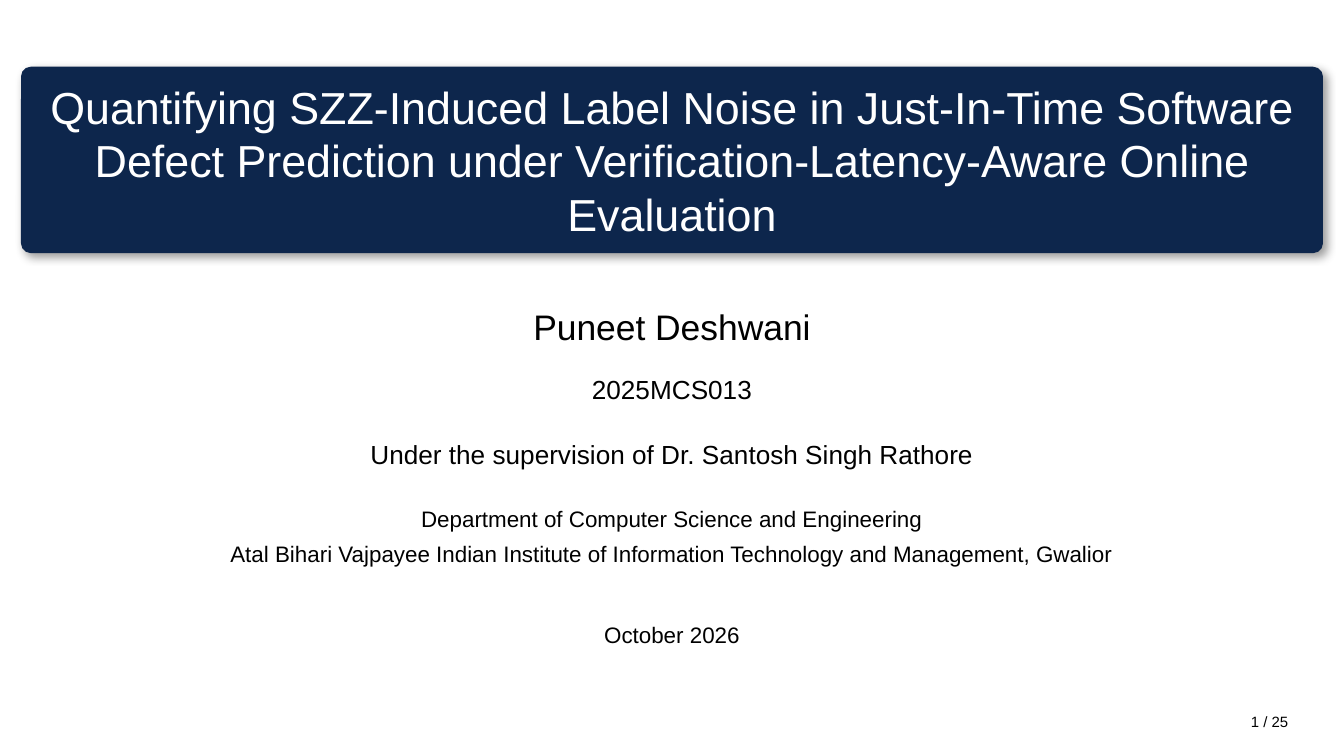
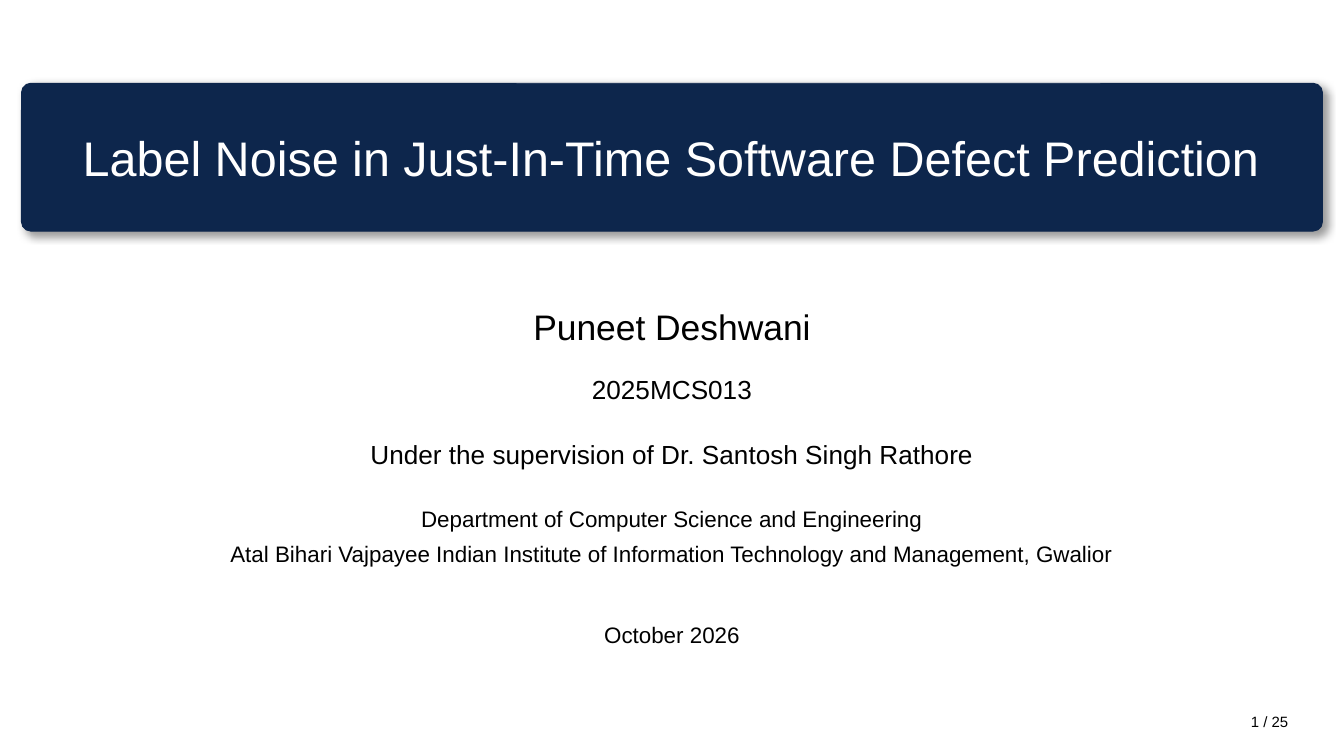
Before and after one commit to itz-puneet/thesis-later, a slide deck: slide 1 of MTP 2/presentation/mtp2_presentation.pptx. Drawn at 1344x756 pixels with LibreOffice and Linux fonts; fonts in the diff are those of the drawing. Boxes give left, top, right and bottom in pixels: in the first picture for what was removed or moved away, otherwise in the second. Text is boxed around its words. In the diff, an @@ line names an element or a change of style, - is before the commit and + after.

Commit message:
Shorten the title, reduce the objectives and add the methodology to the first-stage report
Changes asked for by the supervisor after reviewing the first-stage report
and slides:

- Title is now "Label Noise in Just-In-Time Software Defect Prediction".
- The six objectives are reduced to three main objectives, which are
  stated before the research questions. Each research question names the
  objective it belongs to.
- The first-stage report has a new chapter, "Proposed Methodology",
  written as planned work without results. The closing chapter is
  shortened accordingly and the last paragraph of the abstract is removed.
- The second-stage report uses the same title and objectives and now
  refers to its own work as the second stage.
- Slides: new title, objectives before research questions, methodology
  slides in the first-stage deck, and no timeline slide in that deck.

```diff
--- a/MTP 2/presentation/mtp2_presentation.pptx
+++ b/MTP 2/presentation/mtp2_presentation.pptx
@@ rounded rectangle: place and size @@
-rounded rectangle at [22, 67, 1322, 253]
+rounded rectangle at [22, 83, 1322, 231]
@@ rounded rectangle at [22, 83, 1322, 231]: proportions changed @@
@@ title at [83, 141, 1259, 177]: text changed; size 24 to 26 pt @@
-Quantifying SZZ-Induced Label Noise in Just-In-Time Software Defect Prediction under Verification-Latency-Aware Online Evaluation
+Label Noise in Just-In-Time Software Defect Prediction
```
Also in this commit, not shown: 3 other slides changed, 10 other files.
